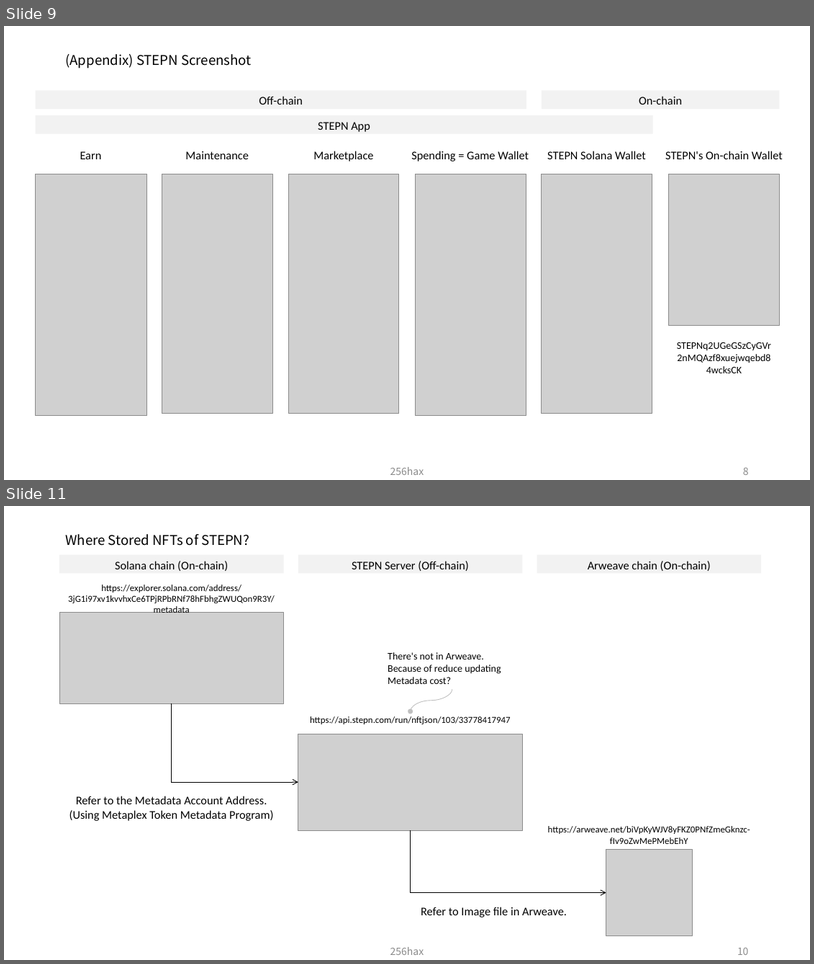
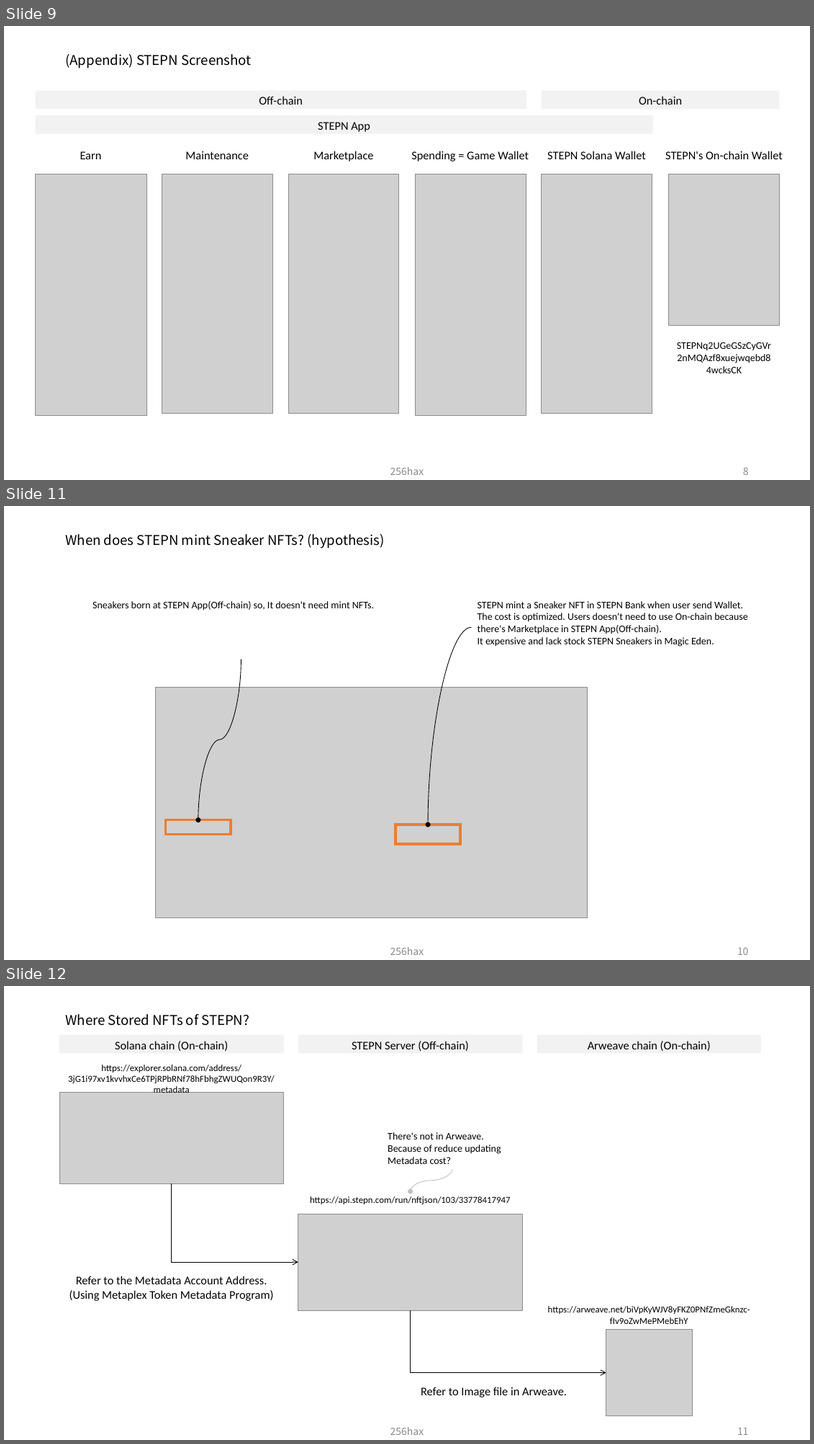
Before and after one commit to legendaryangelist/solana-anchor-react-essential, a slide deck: docs/Solana_Blockchain_Outline_Figure.pptx. Shown one above the other, each under a label of ours: slides 9 and 11 before the commit, slides 9, 11 and 12 after it; the slides between them are not shown. The pictures are 814x964 and 814x1444 pixels, drawn with LibreOffice and Linux fonts; fonts in the diff are those of the drawing; grey boxes stand for pictures. Boxes give left, top, right and bottom in pixels: in the first picture for what was removed or moved away, otherwise in the second. Text is boxed around its words. In the diff, an @@ line names an element or a change of style, - is before the commit and + after.

Commit message:
docs: add when STEPN mint

```diff
--- a/docs/Solana_Blockchain_Outline_Figure.pptx
+++ b/docs/Solana_Blockchain_Outline_Figure.pptx
@@ slide 11 added at <box>4,506,810,960</box>, background #FFFFFF @@
@@ title added at <box>65,534,384,548</box>, 16 pt, text #000000 @@
+When does STEPN mint Sneaker NFTs? (hypothesis)
@@ text added at <box>93,601,374,610</box>, 12 pt, text #000000 @@
+Sneakers born at STEPN App(Off-chain) so, It doesn't need mint NFTs.
@@ text added at <box>478,601,748,646</box>, 12 pt, text #000000 @@
+STEPN mint a Sneaker NFT in STEPN Bank when user send Wallet.
+The cost is optimized. Users doesn't need to use On-chain because there's Marketplace in STEPN App(Off-chain).
+It expensive and lack stock STEPN Sneakers in Magic Eden.
@@ curved arrow added from (471, 627) to (428, 824), #000000 0.75 pt @@
@@ curved arrow added from (241, 659) to (198, 820), #000000 0.75 pt @@
@@ picture added at <box>156,687,588,917</box> @@
@@ rectangle added at <box>165,820,230,834</box>, outline #ED7D31 3 pt @@
@@ rectangle added at <box>396,824,460,844</box>, outline #ED7D31 3 pt @@
@@ text added at <box>391,947,424,955</box>, 12 pt, text #8C8C8C @@
+256hax
@@ page number added at <box>738,947,749,955</box>, 12 pt, text #8C8C8C @@
+10
@@ what was slide 11 is now slide 12 @@
@@ page number at <box>738,1427,749,1435</box>: text changed @@
-10
+11
```
Also in this commit, not shown: 4 slides changed.
